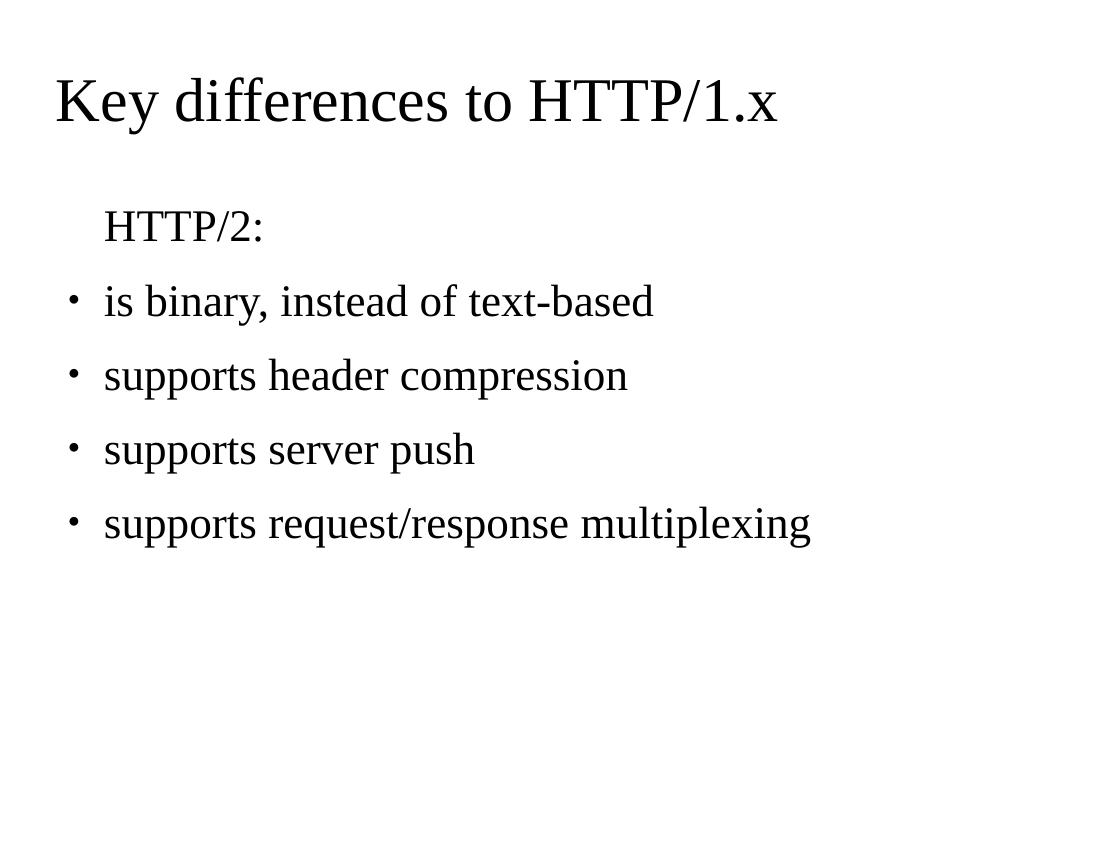
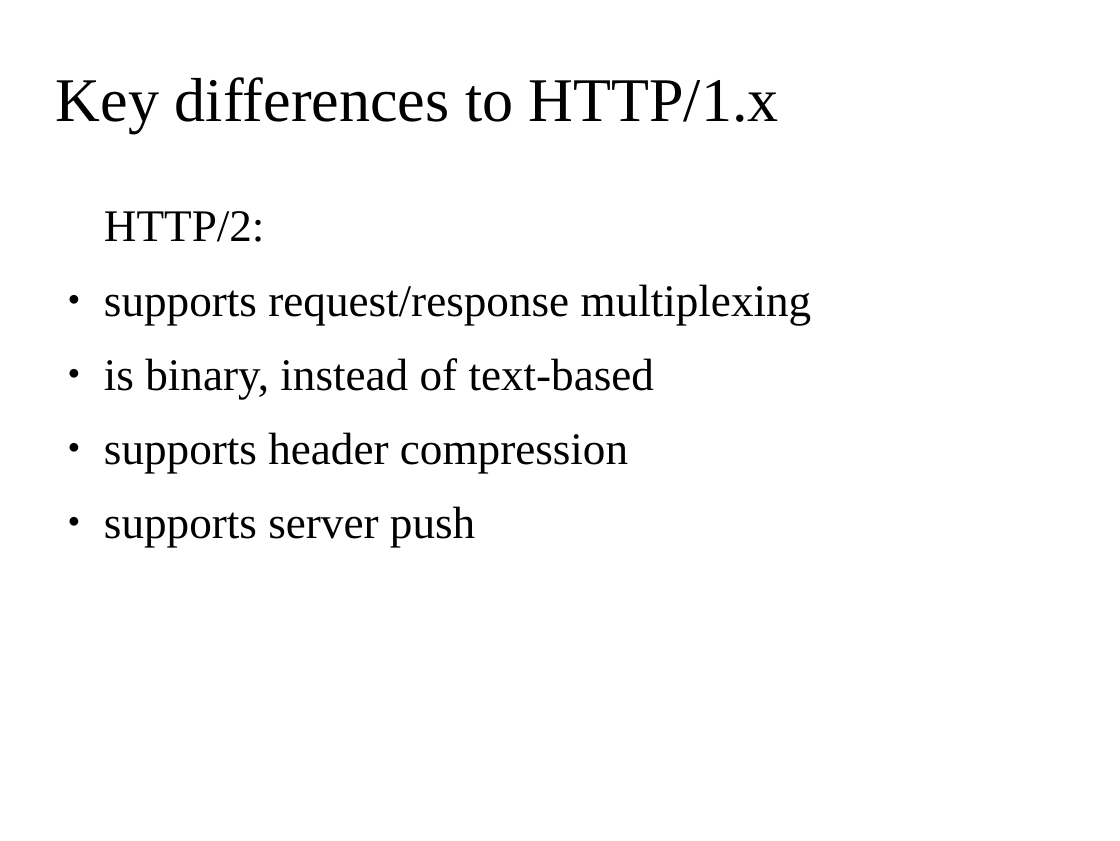
Before and after one commit to segoranov/web_technologies, a slide deck: slide 6 of http2_presentation/http2.odp (slide 7 before the commit). Drawn at 1120x841 pixels with LibreOffice and Linux fonts; fonts in the diff are those of the drawing; background and template pictures are left out. Boxes give left, top, right and bottom in pixels: in the first picture for what was removed or moved away, otherwise in the second. Text is boxed around its words. In the diff, an @@ line names an element or a change of style, - is before the commit and + after.

```diff
--- a/http2_presentation/http2.odp
+++ b/http2_presentation/http2.odp
@@ text at bbox=[104, 284, 812, 325]: paragraph added @@
+● supports request/response multiplexing
@@ text at bbox=[104, 506, 812, 548]: paragraph removed @@
-● supports request/response multiplexing
```
Also in this commit, not shown: 7 other slides changed, 1 slide removed.
